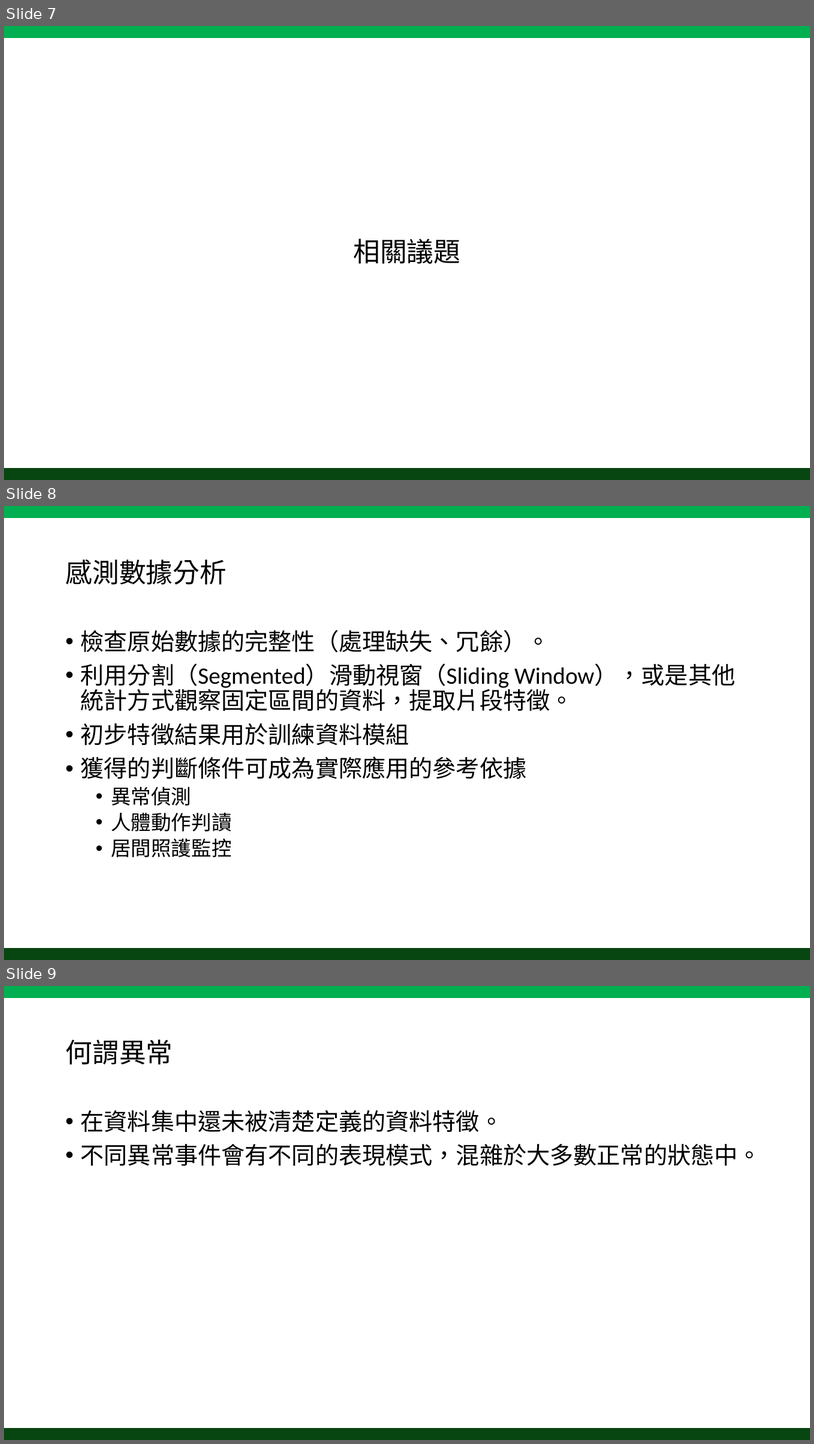
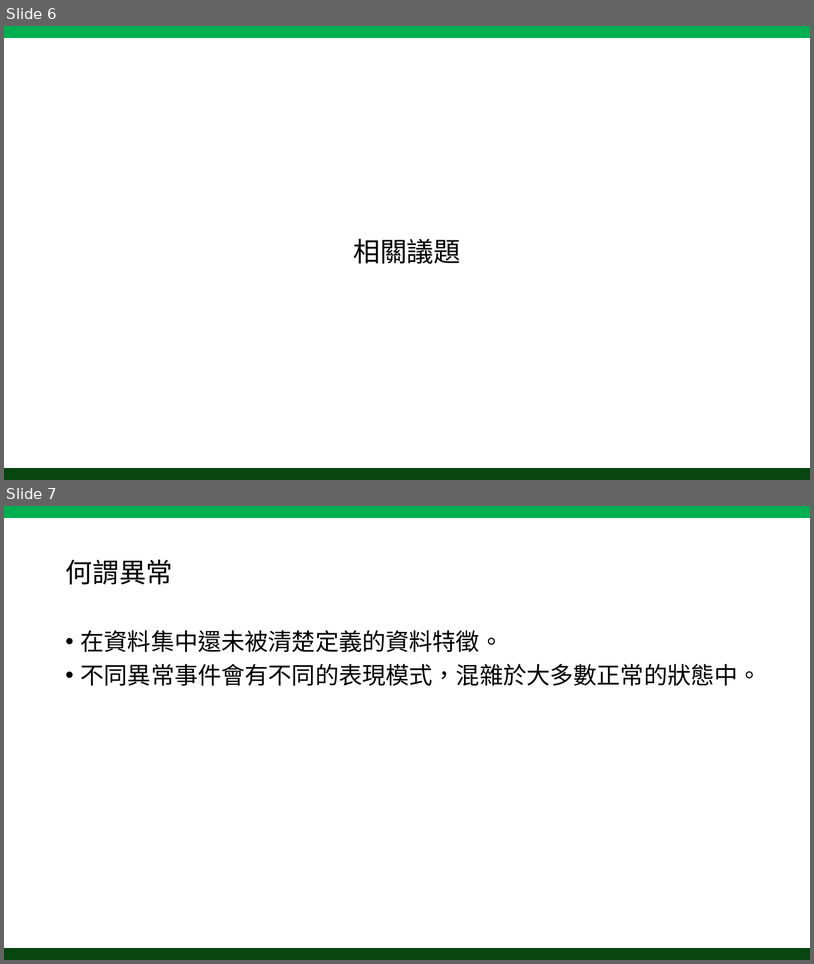
Before and after one commit to tedrong/Paper, a slide deck: Anomaly Detection and Event Alert System for IOT Integrated Management Platform.pptx. Shown one above the other, each under a label of ours: slides 7, 8 and 9 before the commit, slides 6 and 7 after it. The pictures are 814x1444 and 814x964 pixels, drawn with LibreOffice and Linux fonts; fonts in the diff are those of the drawing. Boxes give left, top, right and bottom in pixels: in the first picture for what was removed or moved away, otherwise in the second. Text is boxed around its words. In the diff, an @@ line names an element or a change of style, - is before the commit and + after.

```diff
--- a/Anomaly Detection and Event Alert System for IOT Integrated Management Platform.pptx
+++ b/Anomaly Detection and Event Alert System for IOT Integrated Management Platform.pptx
@@ slide 8 removed at <box>4,506,810,960</box>, background #FFFFFF @@
@@ rectangle removed at <box>4,506,810,518</box> @@
@@ title removed at <box>65,559,227,585</box> @@
-感測數據分析
@@ text removed at <box>81,630,735,857</box> @@
-• 檢查原始數據的完整性（處理缺失、冗餘）。
-• 利用分割（Segmented）滑動視窗（Sliding Window），或是其他統計方式觀察固定區間的資料，提取片段特徵。
-• 初步特徵結果用於訓練資料模組
-• 獲得的判斷條件可成為實際應用的參考依據
-  • 異常偵測
-  • 人體動作判讀
-  • 居間照護監控
@@ rectangle removed at <box>4,948,810,960</box> @@
@@ what was slide 7 is now slide 6 @@
@@ what was slide 9 is now slide 7 @@
```
Also in this commit, not shown: 1 slide changed, 1 other slide removed.
